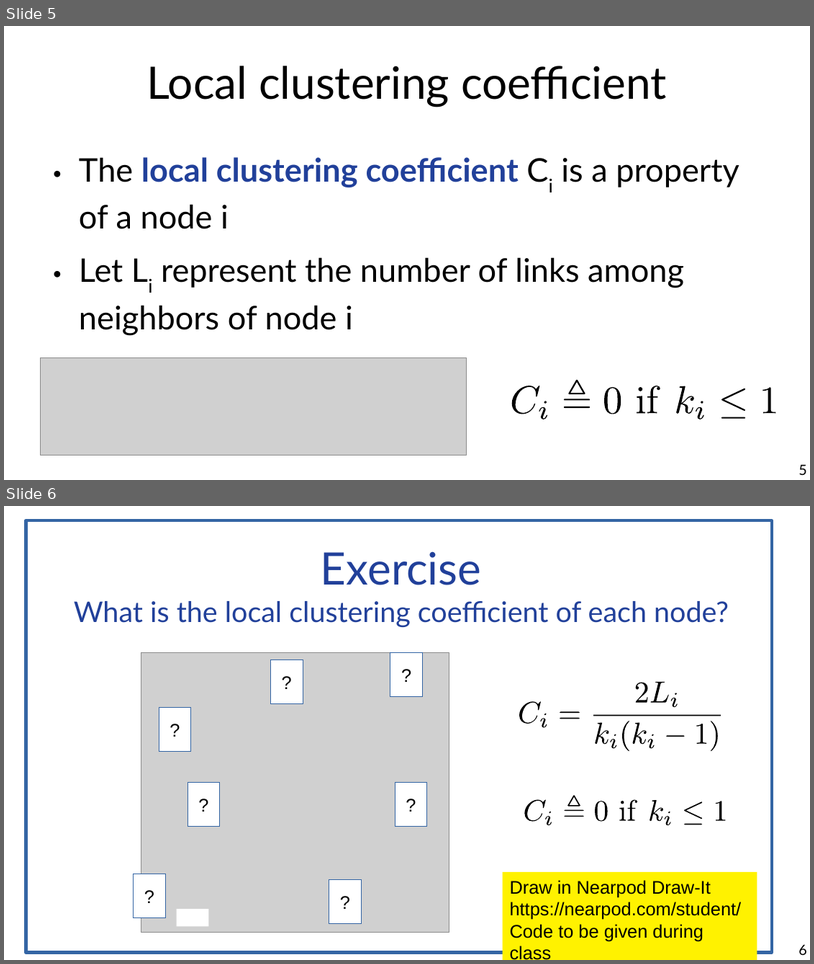
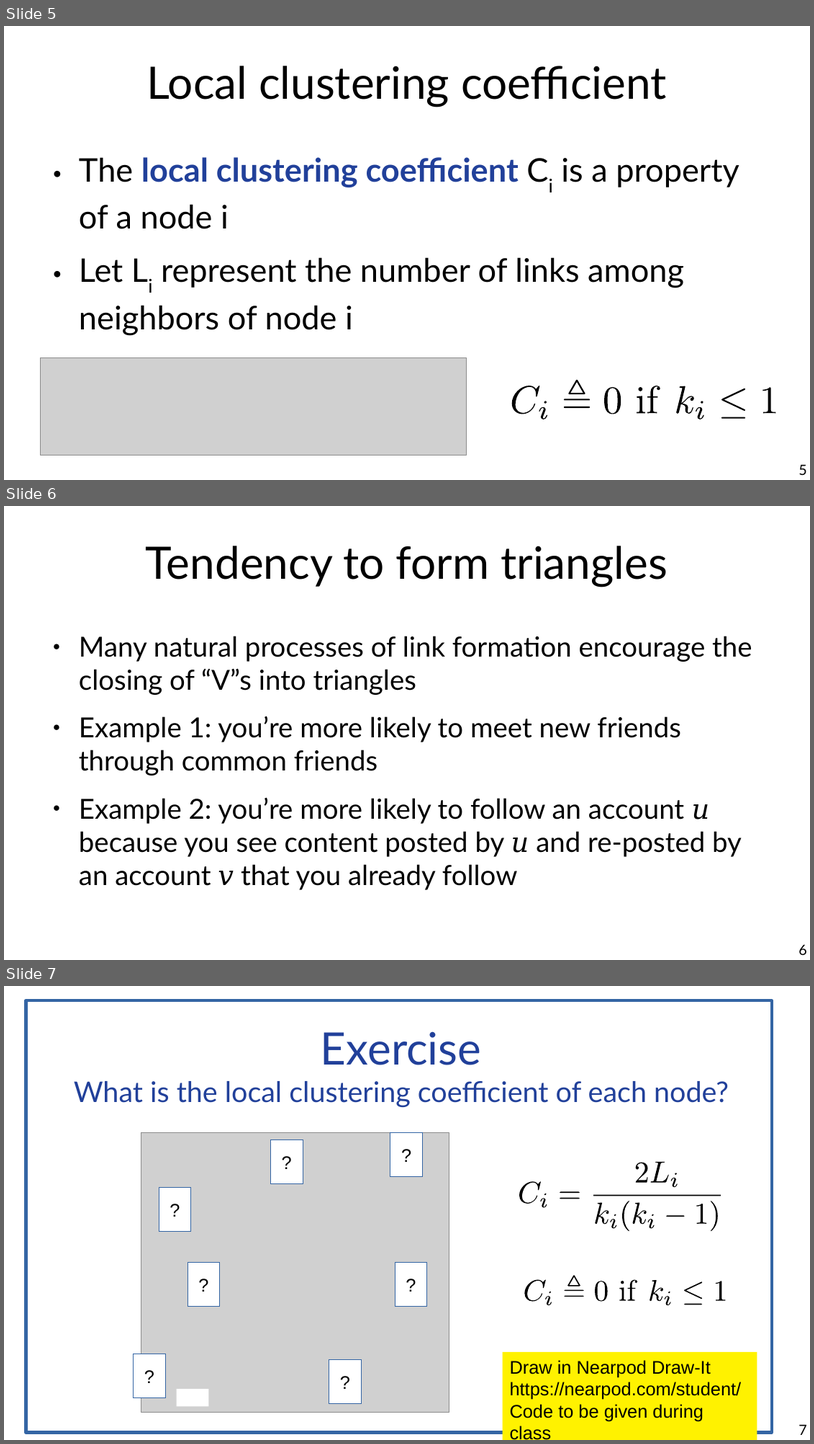
Before and after one commit to chatox/networks-science-course, a slide deck: theory/odp/tt06_clustering_coefficient.odp. Shown one above the other, each under a label of ours: slides 5 and 6 before the commit, slides 5, 6 and 7 after it. The pictures are 814x964 and 814x1444 pixels, drawn with LibreOffice and Linux fonts; fonts in the diff are those of the drawing; grey boxes stand for pictures. Boxes give left, top, right and bottom in pixels: in the first picture for what was removed or moved away, otherwise in the second. Text is boxed around its words. In the diff, an @@ line names an element or a change of style, - is before the commit and + after.

Commit message:
Tendency to form triangles

```diff
--- a/theory/odp/tt06_clustering_coefficient.odp
+++ b/theory/odp/tt06_clustering_coefficient.odp
@@ slide 6 added at (4, 506, 810, 960), background #FFFFFF @@
@@ title added at (146, 546, 668, 587), 44 pt, text #000000 @@
+Tendency to form triangles
@@ text added at (79, 636, 752, 890), 27.2 pt, text #000000 @@
+● Many natural processes of link formation encourage the closing of “V”s into triangles
+● Example 1: you’re more likely to meet new friends through common friends
+● Example 2: you’re more likely to follow an account u because you see content posted by u and re-posted by an account v that you already follow
@@ page number added at (799, 944, 807, 955), 14 pt, text #000000 @@
+6
@@ what was slide 6 is now slide 7 @@
@@ page number at (799, 1424, 807, 1435): text changed @@
-6
+7
```
Also in this commit, not shown: 3 other files.
